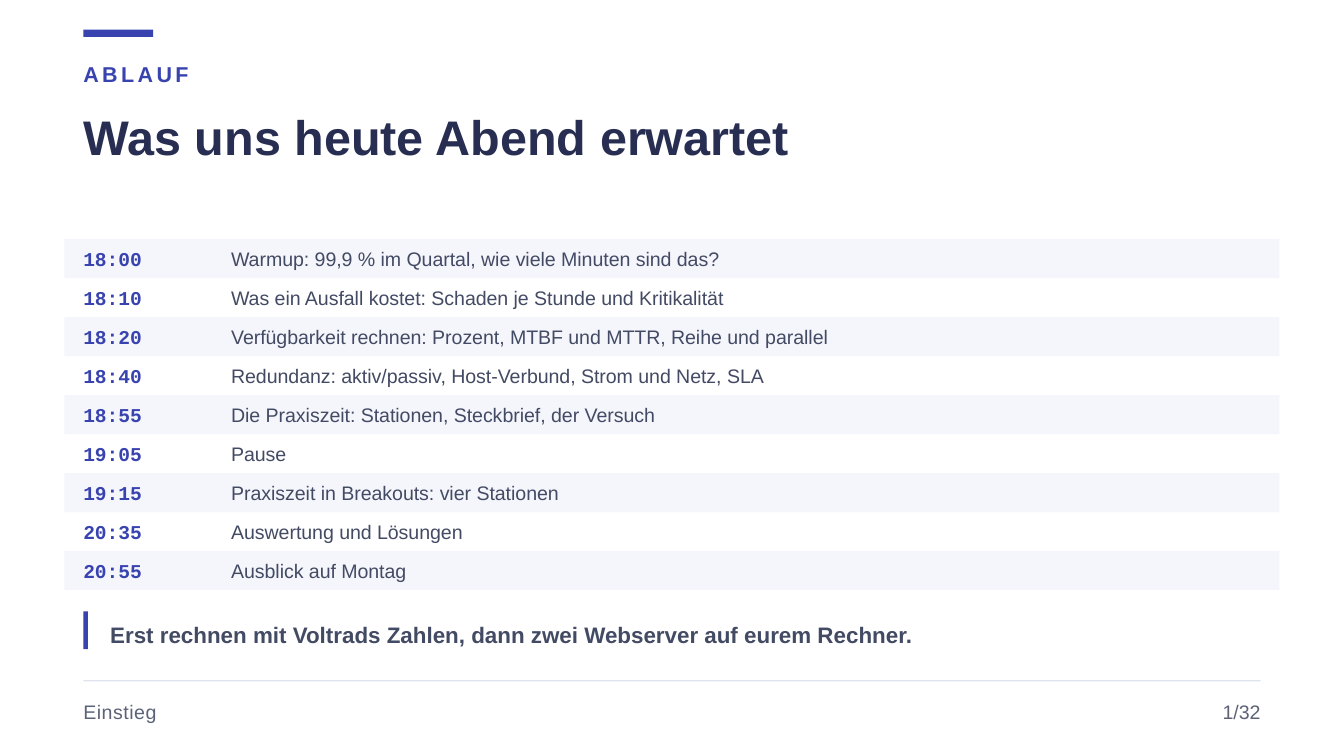
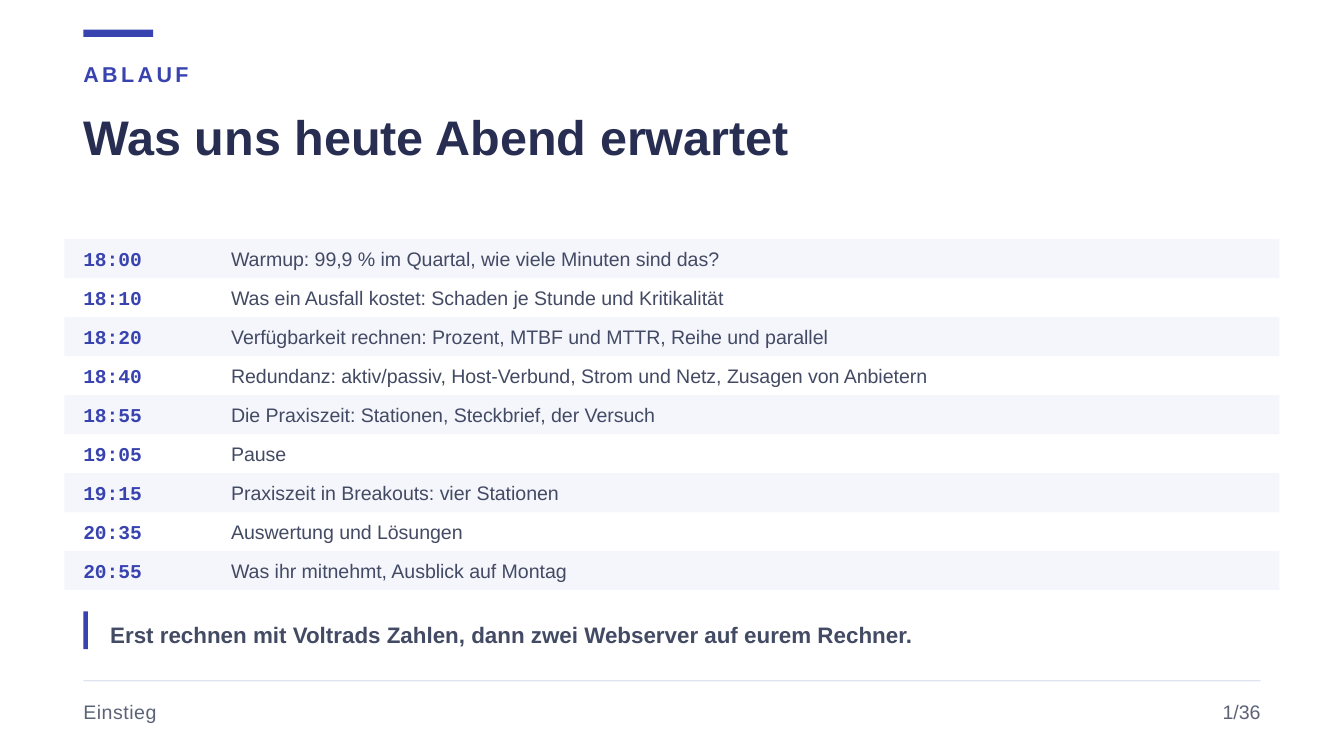
Before and after one commit to JacobMenge/kurs-unterlagen, a slide deck: slide 2 of folien/22-verfuegbarkeit.pptx. Drawn at 1344x756 pixels with LibreOffice and Linux fonts; fonts in the diff are those of the drawing. Boxes give left, top, right and bottom in pixels: in the first picture for what was removed or moved away, otherwise in the second. Text is boxed around its words. In the diff, an @@ line names an element or a change of style, - is before the commit and + after.

```diff
--- a/folien/22-verfuegbarkeit.pptx
+++ b/folien/22-verfuegbarkeit.pptx
@@ text at (231,369,927,387): text changed @@
-Redundanz: aktiv/passiv, Host-Verbund, Strom und Netz, SLA
+Redundanz: aktiv/passiv, Host-Verbund, Strom und Netz, Zusagen von Anbietern
@@ text at (231,564,567,582): text changed @@
-Ausblick auf Montag
+Was ihr mitnehmt, Ausblick auf Montag
@@ text at (1223,705,1261,719): text changed @@
-1/32
+1/36
```
Also in this commit, not shown: 33 other slides changed, 6 slides added, 2 slides removed, 13 other files.
